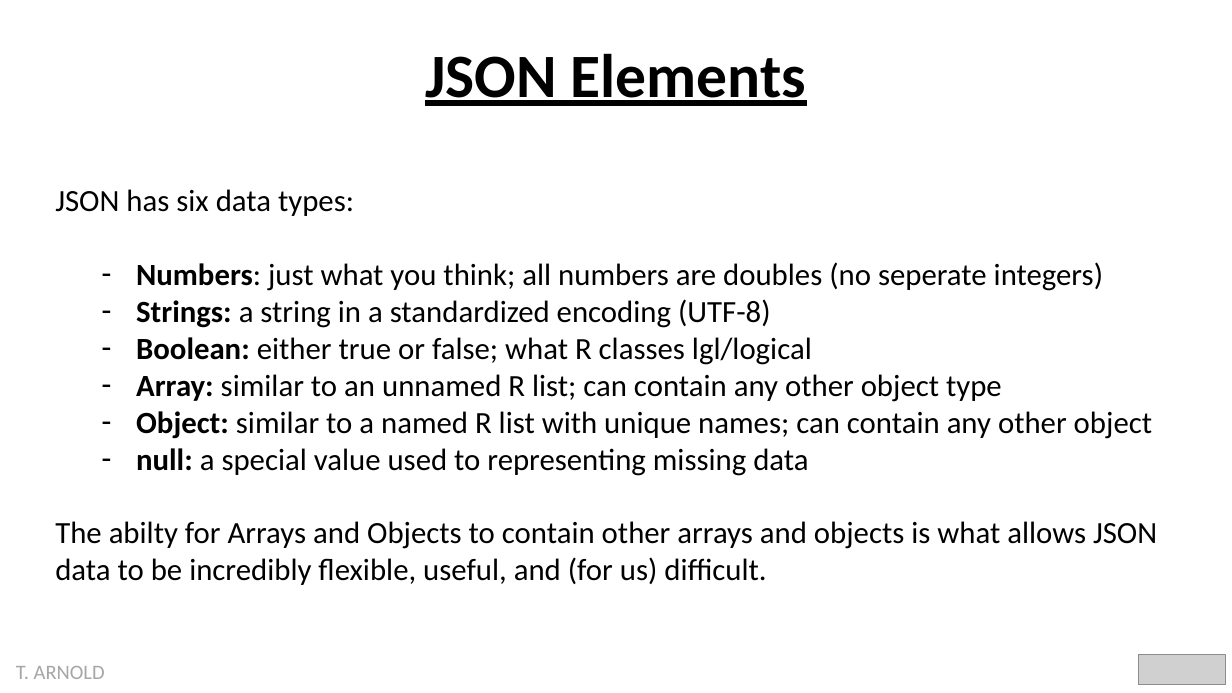
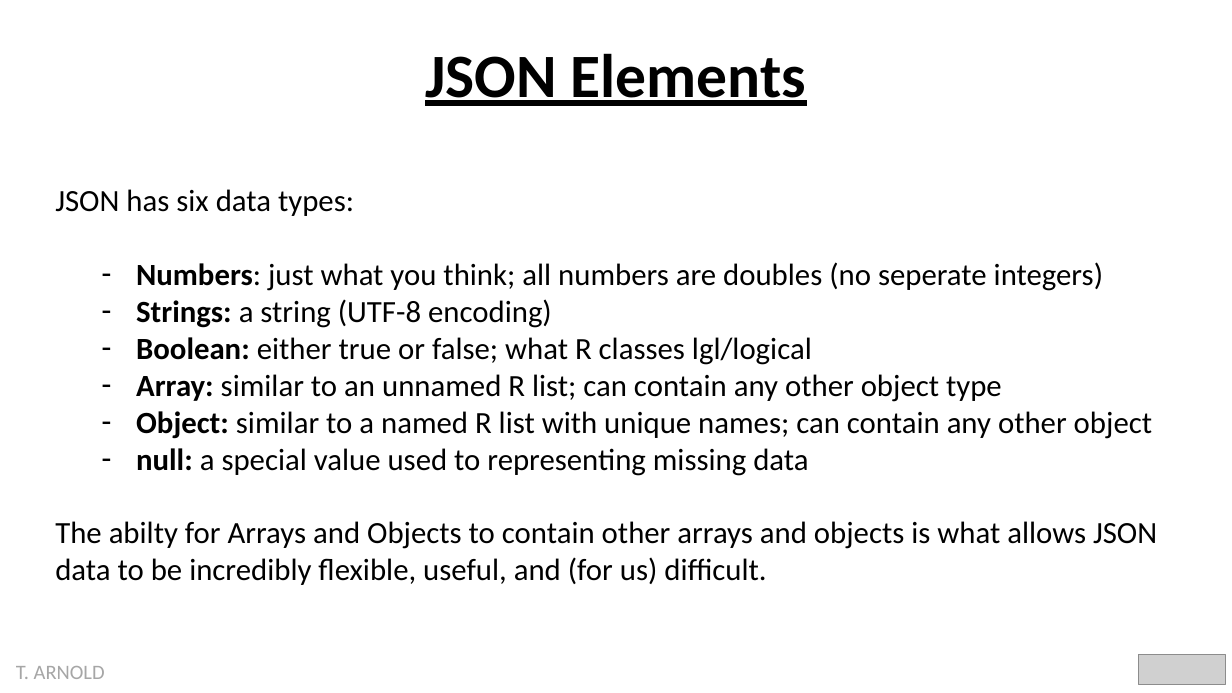
Before and after one commit to statsmaths/dsst289-f21, a slide deck: slide 2 of pslides/json_data.pptx. Drawn at 1232x693 pixels with LibreOffice and Linux fonts; fonts in the diff are those of the drawing; grey boxes stand for pictures. Boxes give left, top, right and bottom in pixels: in the first picture for what was removed or moved away, otherwise in the second. Text is boxed around its words. In the diff, an @@ line names an element or a change of style, - is before the commit and + after.

```diff
--- a/pslides/json_data.pptx
+++ b/pslides/json_data.pptx
@@ text at box(136, 299, 552, 328): text changed @@
-  – Strings: a string in a standardized encoding (UTF-8)
+  – Strings: a string (UTF-8 encoding)
```
Also in this commit, not shown: 2 other slides changed, 17 other files.
